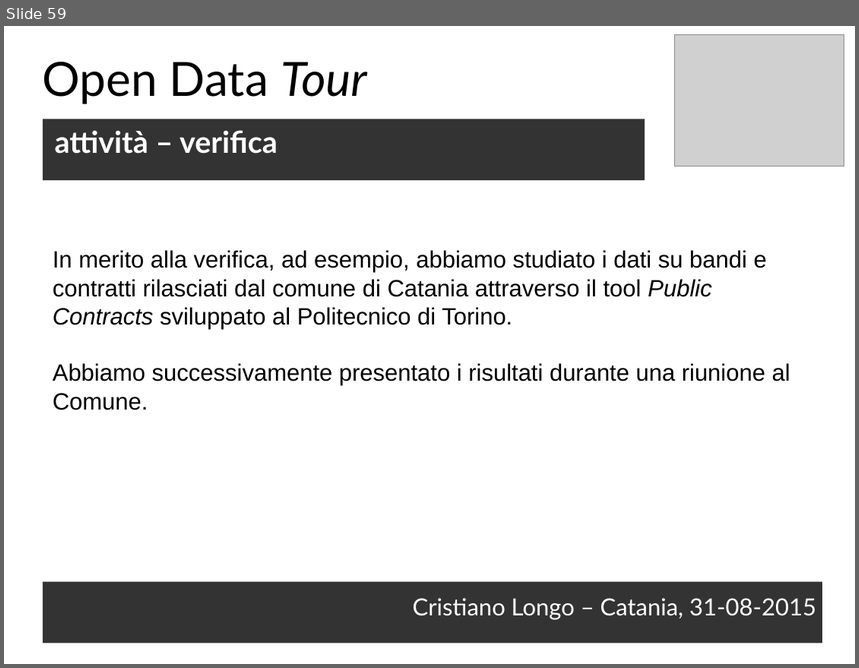
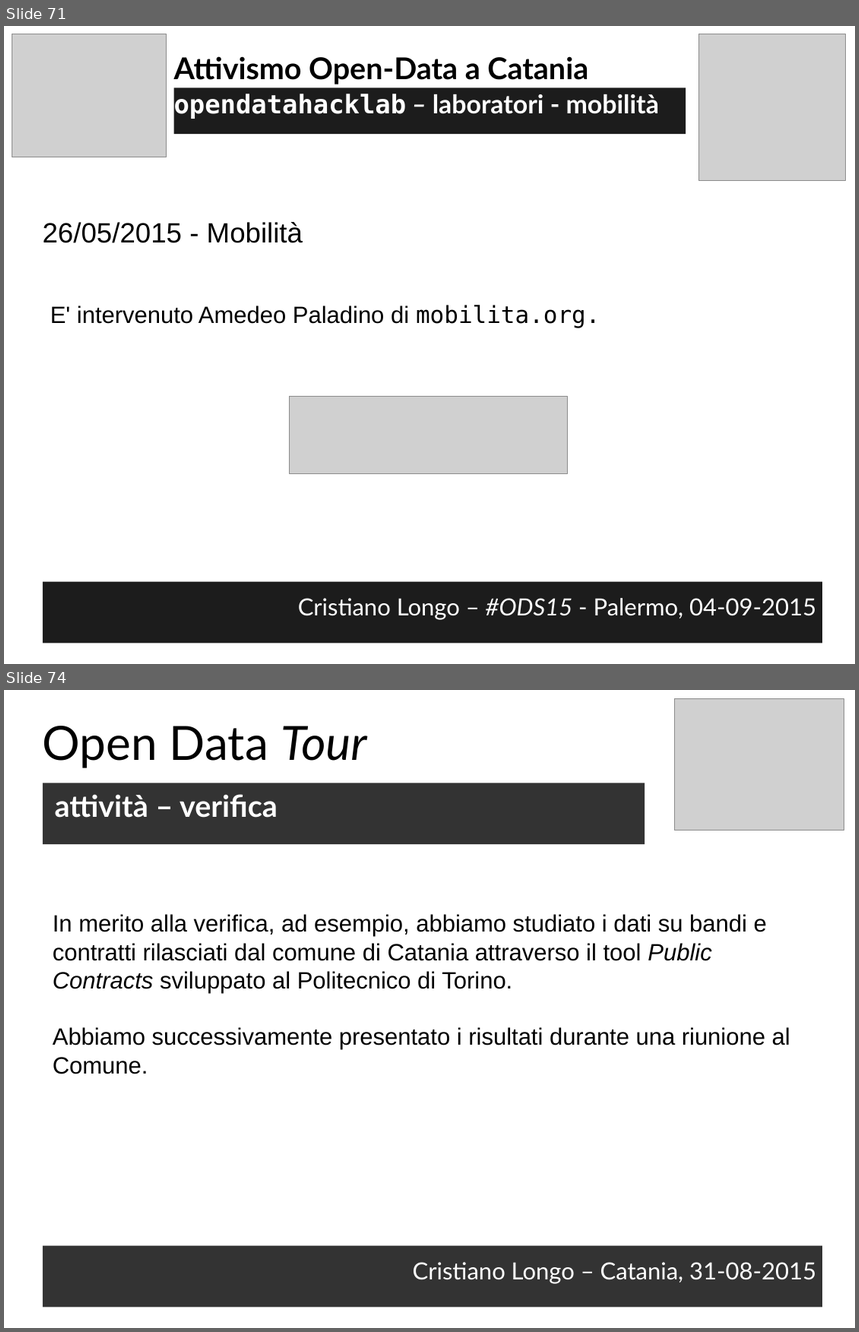
Before and after one commit to opendatahacklab/opendatahacklab.github.io, a slide deck: events/odt_ods15.odp. Shown one above the other, each under a label of ours: slide 59 before the commit, slides 71 and 74 after it; the slides between them are not shown. The pictures are 859x668 and 859x1332 pixels, drawn with LibreOffice and Linux fonts; fonts in the diff are those of the drawing; grey boxes stand for pictures. Boxes give left, top, right and bottom in pixels: in the first picture for what was removed or moved away, otherwise in the second. Text is boxed around its words. In the diff, an @@ line names an element or a change of style, - is before the commit and + after.

Commit message:
ods15 - opendatahacklab description incomplete

```diff
--- a/events/odt_ods15.odp
+++ b/events/odt_ods15.odp
@@ slide 71 added at (x1=4, y1=26, x2=855, y2=664), background #FFFFFF @@
@@ picture added at (x1=12, y1=34, x2=166, y2=157) @@
@@ picture added at (x1=699, y1=34, x2=846, y2=180) @@
@@ text added at (x1=174, y1=56, x2=588, y2=85), 28 pt, text #000000, bold @@
+Attivismo Open-Data a Catania
@@ text added at (x1=174, y1=88, x2=686, y2=134), fill #1C1C1C, 24 pt, text #FFFFFF, bold @@
+opendatahacklab – laboratori - mobilità
@@ text added at (x1=43, y1=222, x2=303, y2=243), 26 pt, text #000000 @@
+26/05/2015 - Mobilità
@@ text added at (x1=50, y1=305, x2=600, y2=328), 22 pt, text #000000 @@
+E' intervenuto Amedeo Paladino di mobilita.org.
@@ picture added at (x1=290, y1=397, x2=568, y2=474) @@
@@ text added at (x1=43, y1=582, x2=823, y2=643), fill #1C1C1C, 22 pt, text #FFFFFF @@
+Cristiano Longo – #ODS15 - Palermo, 04-09-2015
@@ what was slide 59 is now slide 74 @@
```
Also in this commit, not shown: 14 other slides added.
